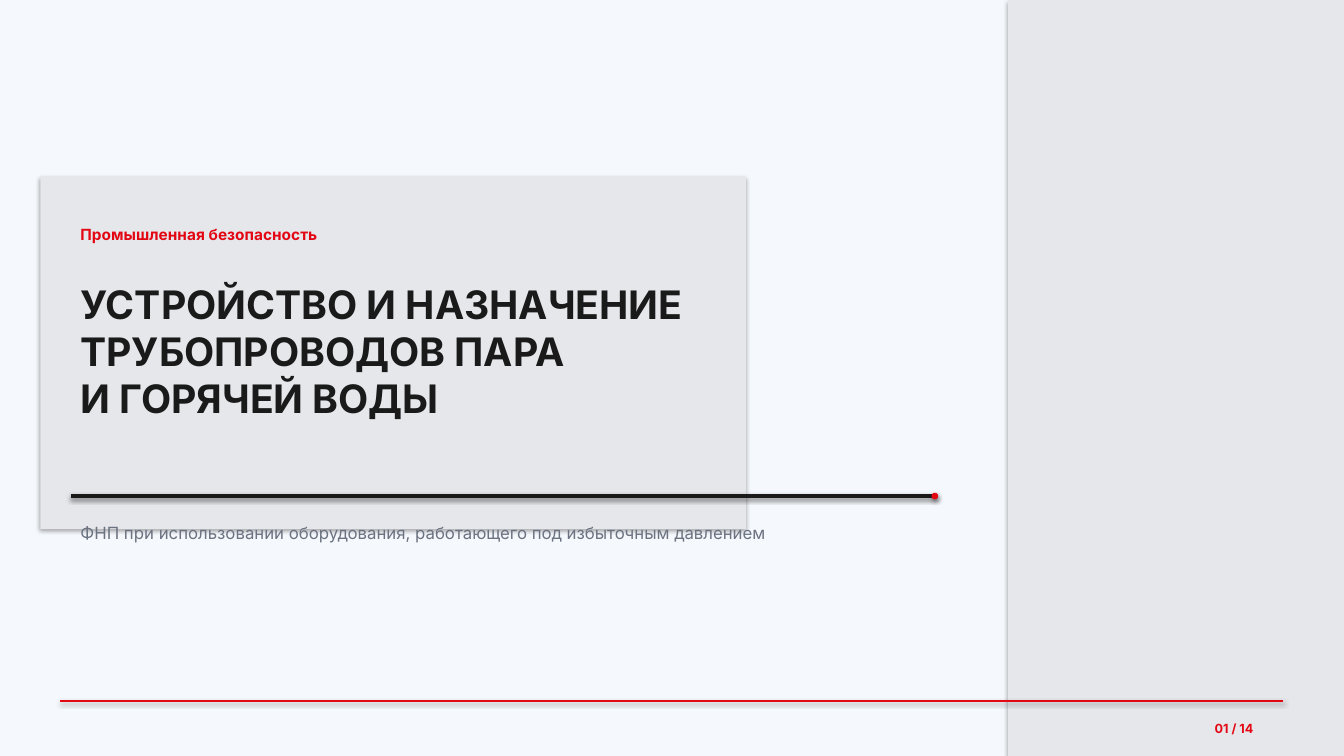
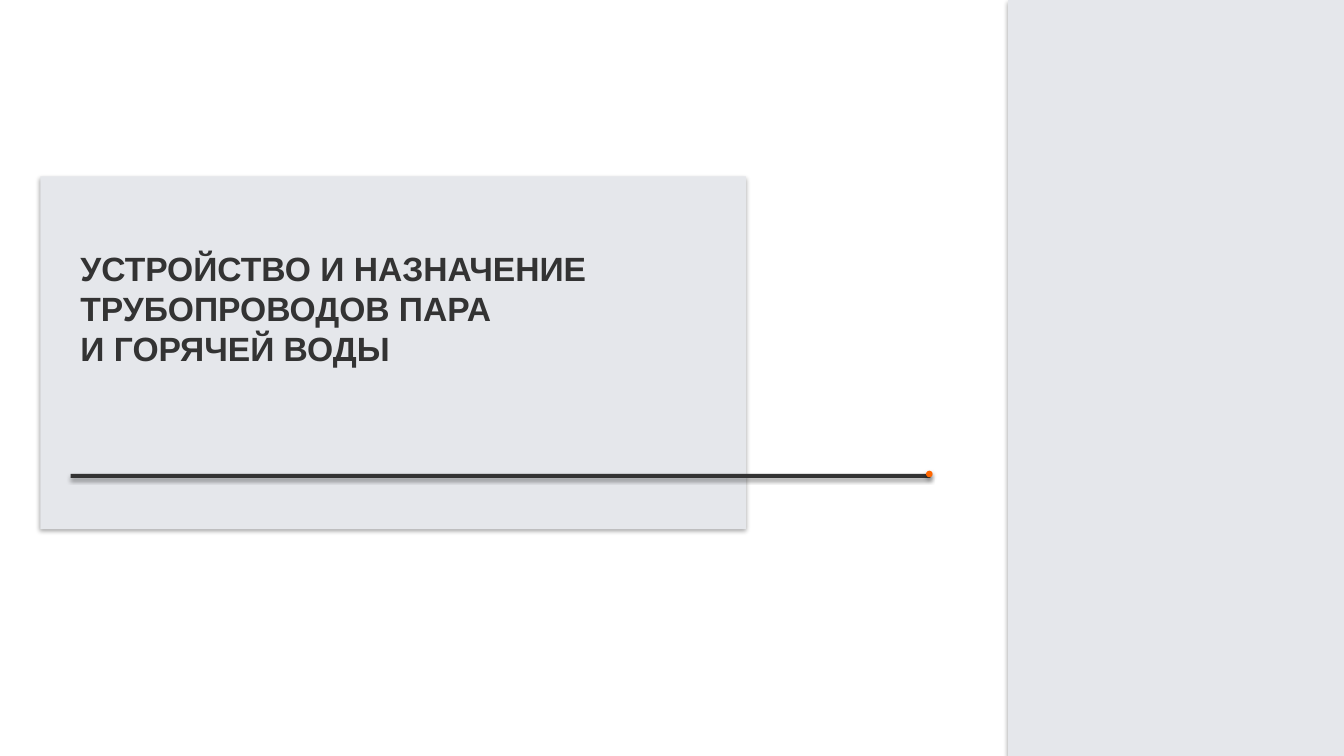
Before and after one commit to lysakalenushka-hash/-, a slide deck: slide 1 of Презентация_Трубопроводы.pptx. Drawn at 1344x756 pixels with LibreOffice and Linux fonts; fonts in the diff are those of the drawing. Boxes give left, top, right and bottom in pixels: in the first picture for what was removed or moved away, otherwise in the second. Text is boxed around its words. In the diff, an @@ line names an element or a change of style, - is before the commit and + after.

```diff
--- a/Презентация_Трубопроводы.pptx
+++ b/Презентация_Трубопроводы.pptx
@@ rectangle at box(0, 0, 1344, 756): fill #F5F8FC to #FFFFFF @@
@@ text removed at box(80, 228, 318, 243) @@
-Промышленная безопасность
@@ text "УСТРОЙСТВО И НАЗНАЧЕНИЕ": place and size @@
-text "УСТРОЙСТВО И НАЗНАЧЕНИЕ" at box(80, 286, 683, 419)
+text "УСТРОЙСТВО И НАЗНАЧЕНИЕ" at box(80, 254, 586, 368)
@@ text "УСТРОЙСТВО И НАЗНАЧЕНИЕ" at box(80, 254, 586, 368): size 28 to 24 pt, font Inter to Arial, text colour #1A1A1A to #333333 @@
@@ rectangle added at box(71, 474, 931, 478), fill #333333 @@
@@ ellipse: place and size @@
-ellipse at box(932, 493, 939, 500)
+ellipse at box(927, 471, 934, 478)
@@ ellipse at box(927, 471, 934, 478): fill #E30613 to #FF6600 @@
@@ line removed from (71, 496) to (938, 496) @@
@@ text removed at box(80, 526, 765, 543) @@
-ФНП при использовании оборудования, работающего под избыточным давлением
@@ line removed from (60, 701) to (1284, 701) @@
@@ text removed at box(1215, 723, 1253, 733) @@
-01 / 14
```
Also in this commit, not shown: 10 other slides changed, 3 slides added, 3 slides removed, 11 other files.
